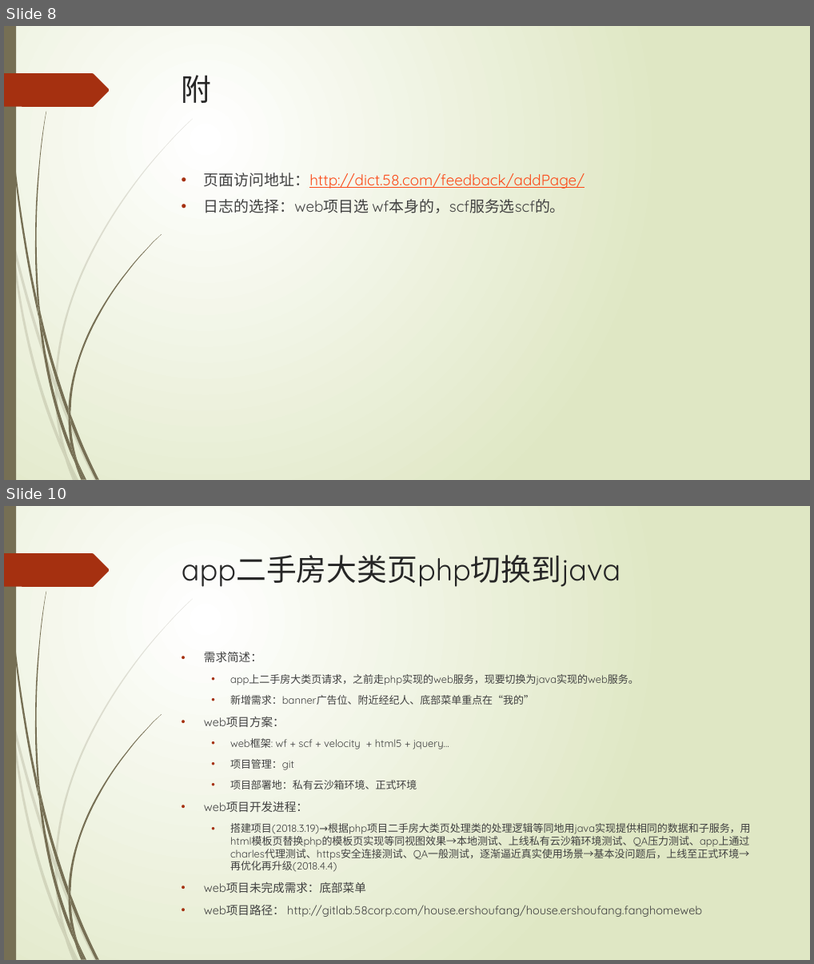
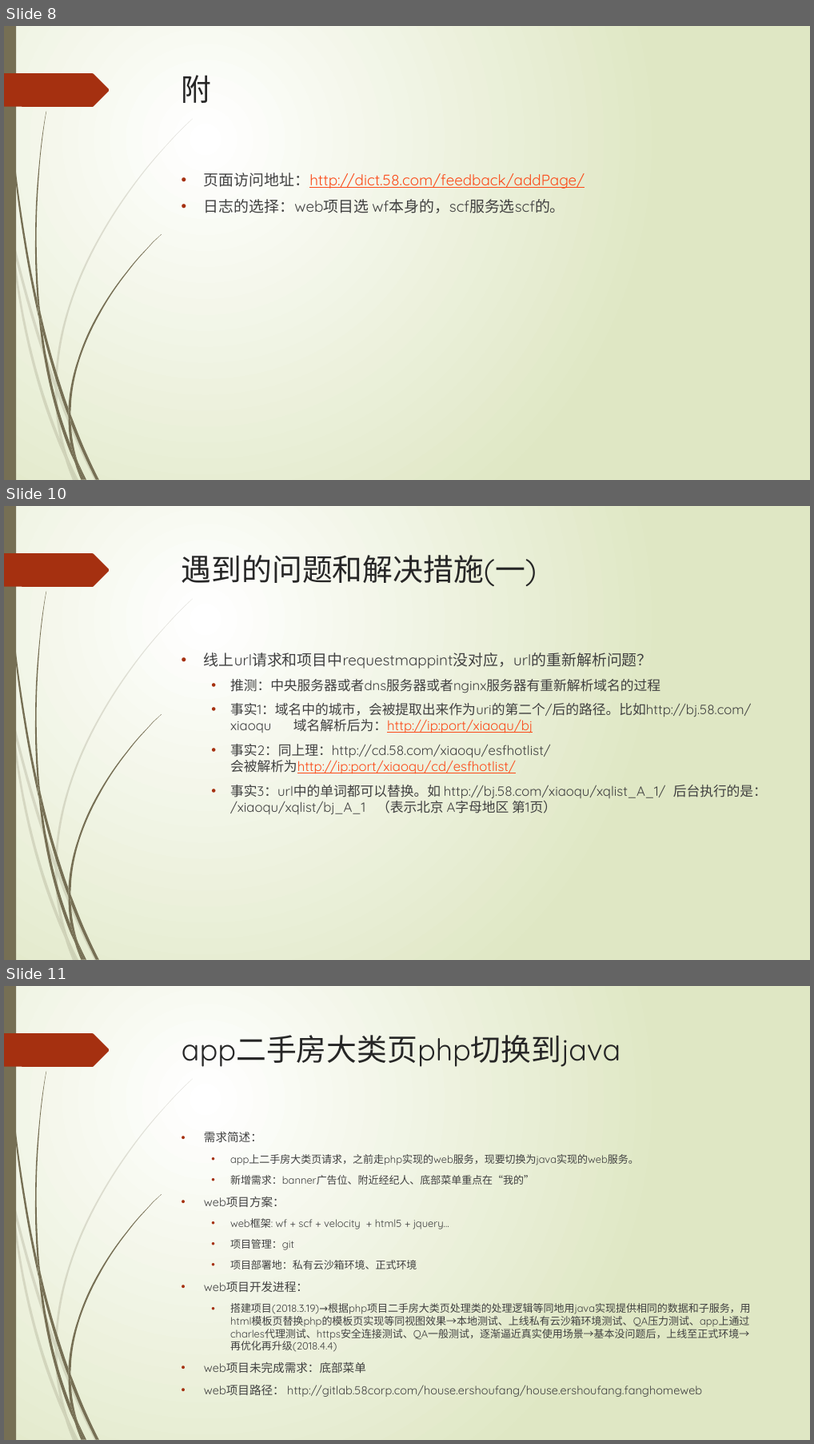
Before and after one commit to lspgithublxh/document, a slide deck: 业务习惯/入职三月以来工作总结.pptx. Shown one above the other, each under a label of ours: slides 8 and 10 before the commit, slides 8, 10 and 11 after it; the slides between them are not shown. The pictures are 814x964 and 814x1444 pixels, drawn with LibreOffice and Linux fonts; fonts in the diff are those of the drawing. Boxes give left, top, right and bottom in pixels: in the first picture for what was removed or moved away, otherwise in the second. Text is boxed around its words. In the diff, an @@ line names an element or a change of style, - is before the commit and + after.

```diff
--- a/业务习惯/入职三月以来工作总结.pptx
+++ b/业务习惯/入职三月以来工作总结.pptx
@@ slide 10 added at box(4, 506, 810, 960), background gradient #FFFFFF to #DFE8C4; not listed: 24 template elements that a slide beside it also shows @@
@@ title added at box(182, 555, 537, 586), 36 pt, text #262626 @@
+遇到的问题和解决措施(一)
@@ text added at box(204, 652, 767, 815), 16 pt, text #404040 @@
+• 线上url请求和项目中requestmappint没对应，url的重新解析问题？
+  • 推测：中央服务器或者dns服务器或者nginx服务器有重新解析域名的过程
+  • 事实1：域名中的城市，会被提取出来作为uri的第二个/后的路径。比如http://bj.58.com/xiaoqu 域名解析后为：http://ip:port/xiaoqu/bj
+  • 事实2：同上理：http://cd.58.com/xiaoqu/esfhotlist/ 会被解析为http://ip:port/xiaoqu/cd/esfhotlist/
+  • 事实3：url中的单词都可以替换。如 http://bj.58.com/xiaoqu/xqlist_A_1/ 后台执行的是：/xiaoqu/xqlist/bj_A_1 （表示北京 A字母地区 第1页）
@@ what was slide 10 is now slide 11 @@
```
Also in this commit, not shown: 3 slides changed, 2 other slides added, 2 slides removed.
